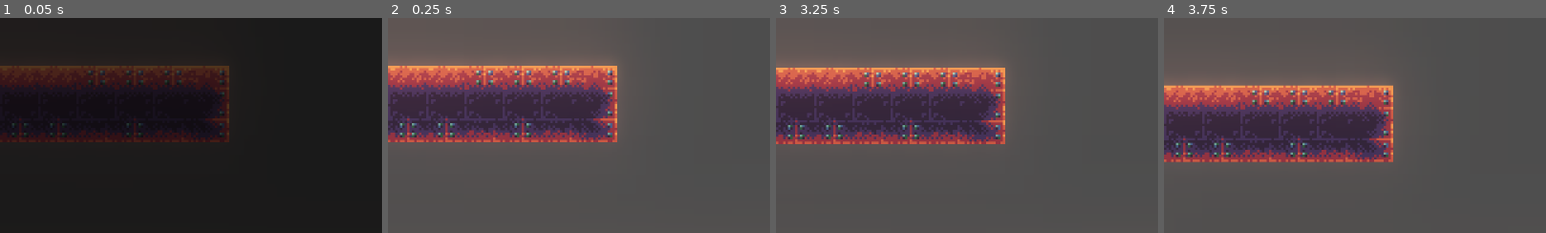
Above: before the commit, frames 1-4 (left to right).
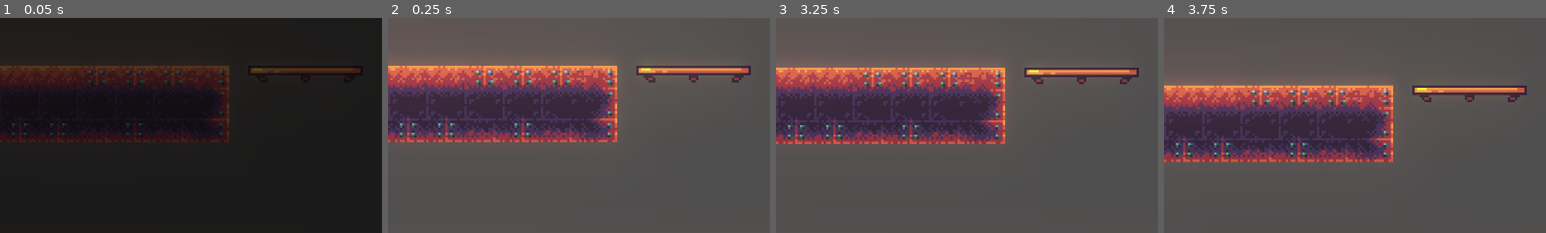
Above: after the commit, the same moments.

Repository: lethiandev/gd-christmas-morning
Game: Godot game, scene res://stages/workshop/workshop_stage.tscn
Same seed, same stepped clock (60 frames per second), same inputs: the game is played once before the commit and once after it. This scene is started directly instead of the project's main scene.
Inputs (mouse positions are % of the whole screen's width and height, from its top left):
- Up to frame 1 (0.05 s): no input
- Up to frame 2 (0.25 s): no input
- Up to frame 3 (3.25 s): tap Enter at 0.5, 2 s; move the mouse to (72, 45) at 0.52 s; hold D (move_right) 0.53-2.03 s; tap X (interact) every 0.75 s from 0.6 to 2.85 s; click (72, 45) at 0.67 s; tap W (jump) at 0.77, 1.52, 3.02 s; tap Space at 1.25 s; move the mouse to (30, 55) at 1.27 s; move the mouse to (60, 28) at 2.02 s; hold A (move_left) 2.03-2.78 s; move the mouse to (45, 70) at 2.77 s; hold D (move_right) from 2.78 s (still down); click (45, 70) at 2.92 s
- Up to frame 4 (3.75 s): keep holding D (move_right); move the mouse to (80, 65) at 3.52 s; tap X (interact) at 3.6 s
The pictures show only the part of the screen within x 50-100%, y 0-50%; the shares and areas given below are measured in that part.

The runs differ from the first frame. In frame 1, 0.6% of the frame differs, in the area x 65-95%, y 23-29%; in frame 2, 1.6%, in the area x 65-95%, y 21-30%; in frame 3, 1.5%; in frame 4, 1.4%.

Commit message:
Add moving platform on activate

Diff:
--- /dev/null
+++ b/src/stages/workshop/platform.gd
@@ -0,0 +1,29 @@
+extends Node2D
+
+export(Array, NodePath) var switches = []
+
+func _ready() -> void:
+	for switch_node in get_switch_nodes():
+		switch_node.connect("switch_toggled", self, "_on_switch_toggled")
+	_check_switches()
+
+func _on_switch_toggled(p_unused = false) -> void:
+	call_deferred("_check_switches")
+
+func _check_switches() -> void:
+	if _has_switches_enabled():
+		$AnimationPlayer.play("loop")
+	else:
+		$AnimationPlayer.stop(false)
+
+func _has_switches_enabled() -> bool:
+	for switch_node in get_switch_nodes():
+		if not switch_node.enabled:
+			return false
+	return true
+
+func get_switch_nodes() -> Array:
+	var nodes = []
+	for switch_path in switches:
+		nodes.push_back(get_node(switch_path))
+	return nodes
--- a/src/stages/workshop/workshop_stage.tscn
+++ b/src/stages/workshop/workshop_stage.tscn
@@ -7,6 +7,43 @@
 [ext_resource path="res://props/entrance/entrance.tscn" type="PackedScene" id=5]
 [ext_resource path="res://stages/workshop/workshop_stage.gd" type="Script" id=6]
 [ext_resource path="res://props/switch/switch.tscn" type="PackedScene" id=7]
+[ext_resource path="res://tileset/furniture/furniture.png" type="Texture" id=8]
+[ext_resource path="res://stages/workshop/platform.gd" type="Script" id=9]
+
+[sub_resource type="RectangleShape2D" id=2]
+extents = Vector2( 24, 8 )
+
+[sub_resource type="Animation" id=4]
+length = 0.001
+tracks/0/type = "value"
+tracks/0/path = NodePath("PlatformBody:position")
+tracks/0/interp = 1
+tracks/0/loop_wrap = true
+tracks/0/imported = false
+tracks/0/enabled = true
+tracks/0/keys = {
+"times": PoolRealArray( 0 ),
+"transitions": PoolRealArray( 1 ),
+"update": 0,
+"values": [ Vector2( 0, 0 ) ]
+}
+
+[sub_resource type="Animation" id=3]
+resource_name = "loop"
+length = 5.0
+loop = true
+tracks/0/type = "value"
+tracks/0/path = NodePath("PlatformBody:position")
+tracks/0/interp = 1
+tracks/0/loop_wrap = true
+tracks/0/imported = false
+tracks/0/enabled = true
+tracks/0/keys = {
+"times": PoolRealArray( 0, 0.2, 2.3, 2.7, 4.8 ),
+"transitions": PoolRealArray( 1, 1, 1, 1, 1 ),
+"update": 0,
+"values": [ Vector2( 0, 0 ), Vector2( 0, 0 ), Vector2( 0, 88 ), Vector2( 0, 88 ), Vector2( 0, 0 ) ]
+}
 
 [sub_resource type="RectangleShape2D" id=1]
 extents = Vector2( 496, 240 )
@@ -27,6 +64,31 @@
 collision_mask = 0
 format = 1
 
+[node name="Platform" type="Node2D" parent="."]
+position = Vector2( -208, 88 )
+script = ExtResource( 9 )
+switches = [ NodePath("../Switch"), NodePath("../Switch2"), NodePath("../Switch3") ]
+
+[node name="PlatformBody" type="KinematicBody2D" parent="Platform"]
+collision_layer = 4
+collision_mask = 4
+motion/sync_to_physics = true
+
+[node name="CollisionShape2D" type="CollisionShape2D" parent="Platform/PlatformBody"]
+shape = SubResource( 2 )
+one_way_collision = true
+one_way_collision_margin = 2.0
+
+[node name="Sprite" type="Sprite" parent="Platform/PlatformBody"]
+texture = ExtResource( 8 )
+region_enabled = true
+region_rect = Rect2( 64, 32, 48, 16 )
+
+[node name="AnimationPlayer" type="AnimationPlayer" parent="Platform"]
+playback_process_mode = 0
+anims/RESET = SubResource( 4 )
+anims/loop = SubResource( 3 )
+
 [node name="Entrance" parent="." instance=ExtResource( 5 )]
 position = Vector2( -416, 160 )
 dialogue = [ {
Not shown: 2 places in src/stages/workshop/workshop_stage.tscn that only renumber resources
